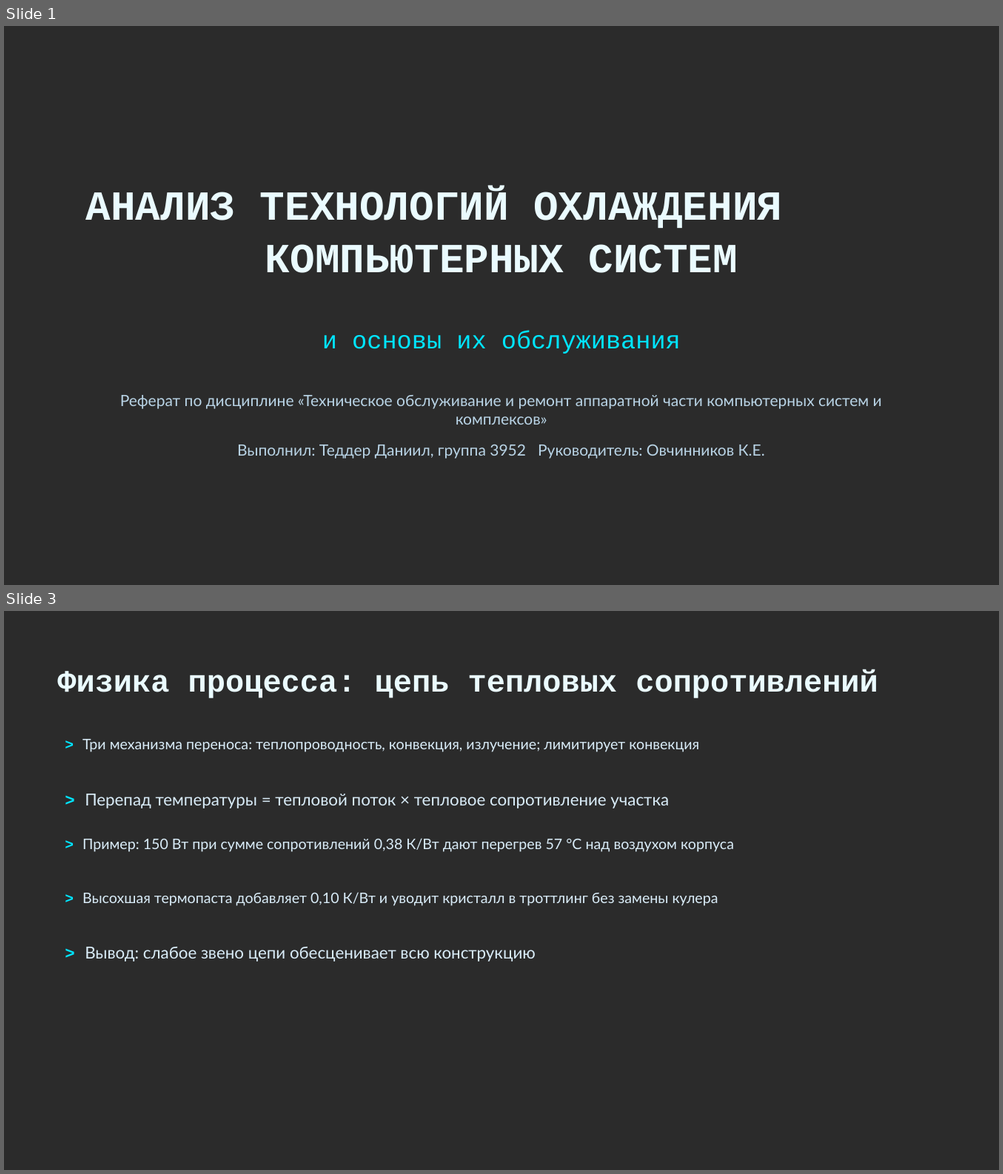
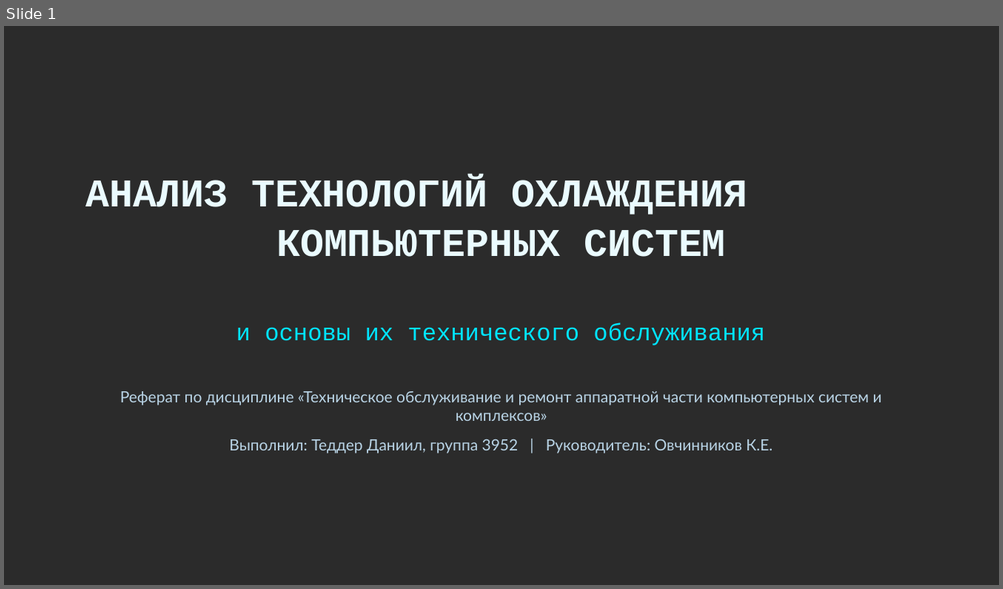
Before and after one commit to Danjar2005/Referat-Ovechka, a slide deck: ОВЧ-ЭКЗ/Итоговые работы/3952_Теддер_Д_ОхлаждениеКомпьютерныхСистем_Презентация.pptx. Shown one above the other, each under a label of ours: slides 1 and 3 before the commit, slide 1 after it; the slides between them are not shown. The pictures are 1003x1174 and 1003x589 pixels, drawn with LibreOffice and Linux fonts; fonts in the diff are those of the drawing; background and template pictures are left out; a plain dark background stands for a picture behind light text. Boxes give left, top, right and bottom in pixels: in the first picture for what was removed or moved away, otherwise in the second. Text is boxed around its words. In the diff, an @@ line names an element or a change of style, - is before the commit and + after.

```diff
--- a/ОВЧ-ЭКЗ/Итоговые работы/3952_Теддер_Д_ОхлаждениеКомпьютерныхСистем_Презентация.pptx
+++ b/ОВЧ-ЭКЗ/Итоговые работы/3952_Теддер_Д_ОхлаждениеКомпьютерныхСистем_Презентация.pptx
@@ slide 3 removed at [4,611,999,1170], background picture (left out) @@
@@ text removed at [57,669,878,698] @@
-Физика процесса: цепь тепловых сопротивлений
@@ text removed at [82,739,699,752] @@
-> Три механизма переноса: теплопроводность, конвекция, излучение; лимитирует конвекция
@@ text removed at [85,794,669,809] @@
-> Перепад температуры = тепловой поток × тепловое сопротивление участка
@@ text removed at [82,838,734,852] @@
-> Пример: 150 Вт при сумме сопротивлений 0,38 К/Вт дают перегрев 57 °C над воздухом корпуса
@@ text removed at [82,892,718,906] @@
-> Высохшая термопаста добавляет 0,10 К/Вт и уводит кристалл в троттлинг без замены кулера
@@ text removed at [85,947,535,962] @@
-> Вывод: слабое звено цепи обесценивает всю конструкцию
@@ slide 1 changed as well @@
@@ text "АНАЛИЗ ТЕХНОЛОГИЙ ОХЛАЖДЕНИЯ КОМПЬЮТЕРНЫХ СИСТЕМ": place and size @@
-text "АНАЛИЗ ТЕХНОЛОГИЙ ОХЛАЖДЕНИЯ КОМПЬЮТЕРНЫХ СИСТЕМ" at [86,190,782,273]
+text "АНАЛИЗ ТЕХНОЛОГИЙ ОХЛАЖДЕНИЯ КОМПЬЮТЕРНЫХ СИСТЕМ" at [86,178,747,257]
@@ text "АНАЛИЗ ТЕХНОЛОГИЙ ОХЛАЖДЕНИЯ КОМПЬЮТЕРНЫХ СИСТЕМ" at [86,178,747,257]: size 40 to 38 pt @@
@@ text at [236,323,765,346]: text changed; size 24 to 23 pt @@
-и основы их обслуживания
+и основы их технического обслуживания
@@ text "Реферат по дисциплине «Техническое обслуживание ...": place and size @@
-text "Реферат по дисциплине «Техническое обслуживание ..." at [120,395,882,425]
+text "Реферат по дисциплине «Техническое обслуживание ..." at [120,392,882,421]
@@ text at [229,440,772,454]: text changed @@
-Выполнил: Теддер Даниил, группа 3952 Руководитель: Овчинников К.Е.
+Выполнил: Теддер Даниил, группа 3952 | Руководитель: Овчинников К.Е.
```
Also in this commit, not shown: 14 slides added, 12 other slides removed, 2 other files.
